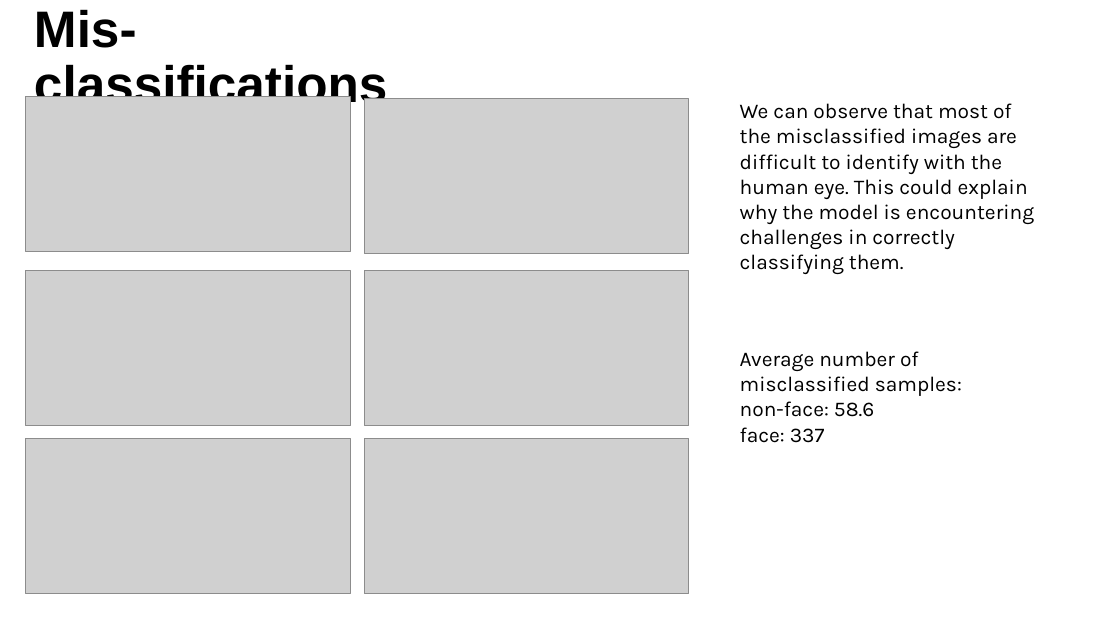
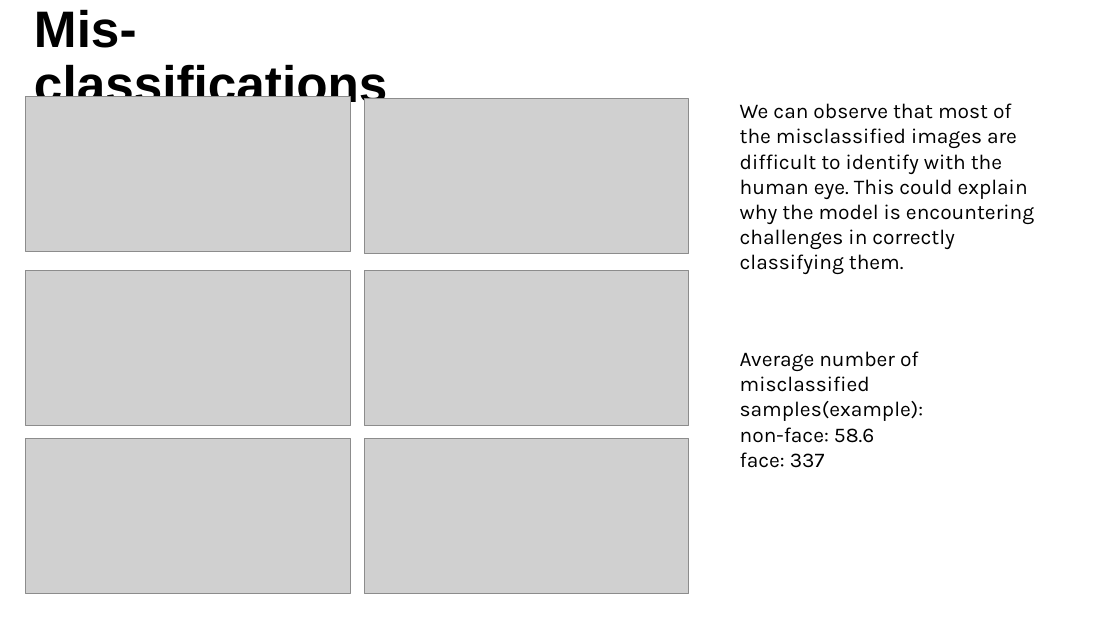
Before and after one commit to noatal345/Image_Classification_Task, a slide deck: slide 7 of results.pptx. Drawn at 1120x630 pixels with LibreOffice and Linux fonts; fonts in the diff are those of the drawing; grey boxes stand for pictures; background and template pictures are left out. Boxes give left, top, right and bottom in pixels: in the first picture for what was removed or moved away, otherwise in the second. Text is boxed around its words. In the diff, an @@ line names an element or a change of style, - is before the commit and + after.

Commit message:
ppt

```diff
--- a/results.pptx
+++ b/results.pptx
@@ text at (740,351,924,443): text changed @@
-Average number of misclassified samples:
-non-face: 58.6
+Average number of misclassified samples(example):
+non-face: 58.6
```
Also in this commit, not shown: 1 other slide changed.
